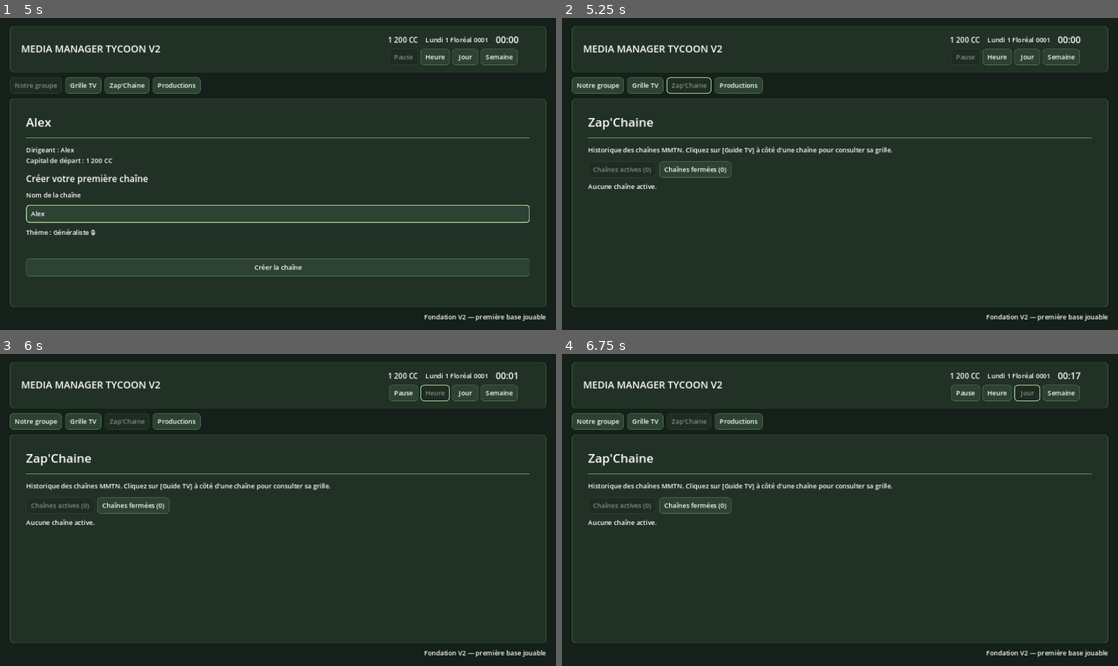
Above: before the commit, frames 1-4 (two rows, left to right).
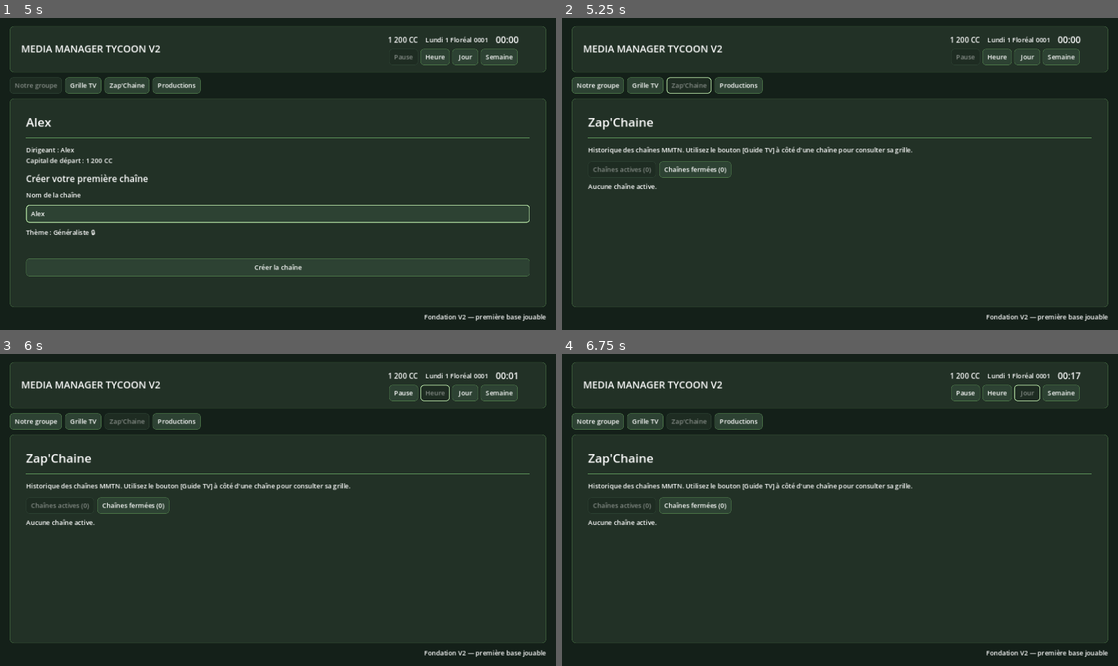
Above: after the commit, the same moments.

Repository: Adrienco69/MediaManagerTycoon_V2
Game: Godot game, scene res://scenes/main.tscn
Same seed, same stepped clock (60 frames per second), same inputs: the game is played once before the commit and once after it.
Inputs (mouse positions are in pixels of both pictures, inside the frame that each line leads up to):
- Up to frame 1 (5 s): click (278, 164) at 0.52 s; type "Alex" at 0.6 s; click (278, 205) at 0.75 s; type "Alex" at 0.83 s; click "Commencer" at 1.25 s; click (278, 214) at 2.02 s; type "Alex" at 2.1 s; click "Grille TV" at 2.75 s; click "Notre groupe" at 3.5 s; click (278, 214) at 4.27 s; type "Alex" at 4.35 s
- Up to frame 2 (5.25 s): click "Zap'Chaine" at 5 s
- Up to frame 3 (6 s): click "Heure" at 5.75 s
- Up to frame 4 (6.75 s): click "Jour" at 6.5 s

Frame 1 is identical in both runs. In frame 2, 0.4% of the frame differs, in the area x 22-63%, y 41-44%; in frame 3, 0.4%; in frame 4, 0.4%.

Commit message:
Make Guide TV a visible button in Zap channel cells

Diff:
--- a/scripts/ui/zap_page_controller.gd
+++ b/scripts/ui/zap_page_controller.gd
@@ -13,7 +13,7 @@
 ) -> void:
 	clear(content_container)
 	page_description.size_flags_vertical = Control.SIZE_SHRINK_BEGIN
-	page_description.text = "Historique des chaînes MMTN. Cliquez sur [Guide TV] à côté d'une chaîne pour consulter sa grille."
+	page_description.text = "Historique des chaînes MMTN. Utilisez le bouton [Guide TV] à côté d'une chaîne pour consulter sa grille."
 
 	var dynamic: VBoxContainer = VBoxContainer.new()
 	dynamic.name = DYNAMIC_NODE_NAME
@@ -138,7 +138,7 @@
 	table.add_child(panel)
 
 	var row: HBoxContainer = HBoxContainer.new()
-	row.add_theme_constant_override("separation", 6)
+	row.add_theme_constant_override("separation", 10)
 	panel.add_child(row)
 
 	var name_label: Label = Label.new()
@@ -148,8 +148,9 @@
 
 	var guide_button: Button = Button.new()
 	guide_button.text = "[Guide TV]"
-	guide_button.flat = true
+	guide_button.flat = false
 	guide_button.focus_mode = Control.FOCUS_ALL
+	guide_button.custom_minimum_size = Vector2(105, 34)
 	guide_button.size_flags_horizontal = Control.SIZE_SHRINK_BEGIN
 	guide_button.pressed.connect(on_open_guide)
 	row.add_child(guide_button)
